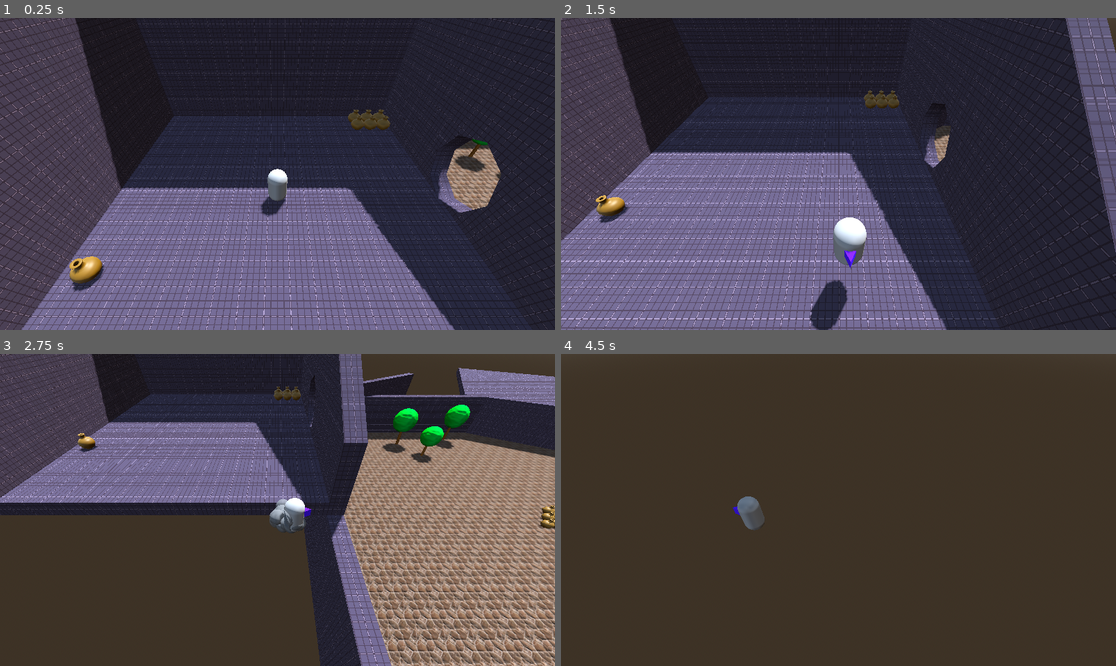
Above: before the commit, frames 1-4 (two rows, left to right).
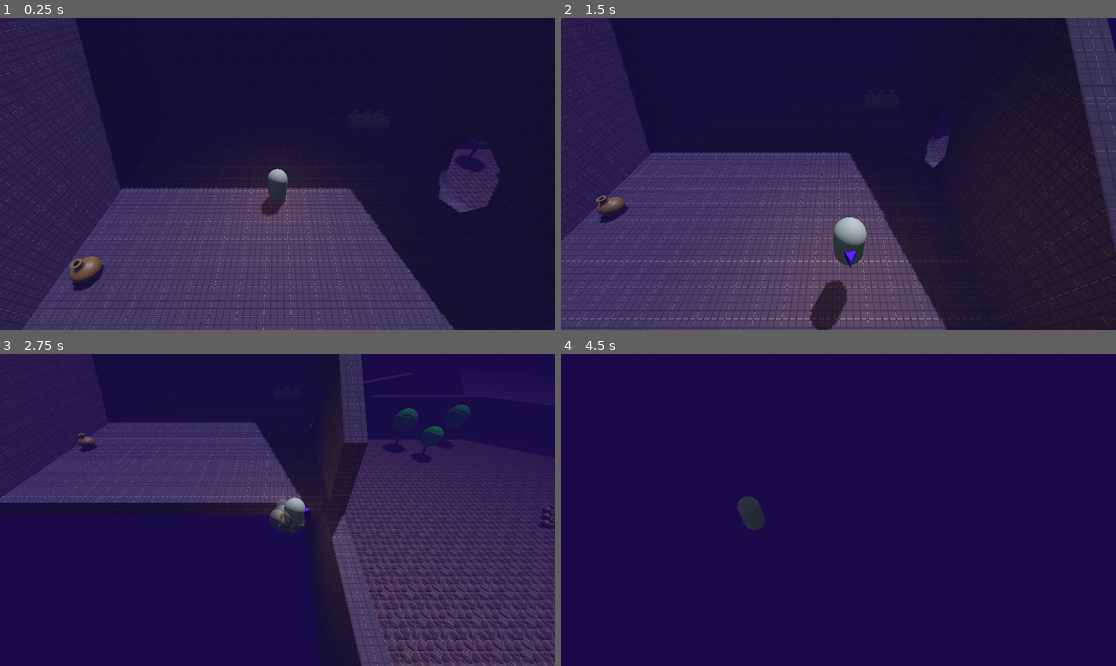
Above: after the commit, the same moments.

Repository: LipskiDev/GodotWildJam86
Game: Godot game, scene res://level/test_level_ferdi.tscn
Two runs of this game, one before a commit and one after it. Both use one fixed random seed, a clock stepped at 60 frames per second and the inputs below.
Inputs:
- Up to frame 1 (0.25 s): no input
- Up to frame 2 (1.5 s): tap Enter (attack) at 0.5 s; hold D (right) 0.53-1.28 s; hold Enter (attack) 0.53-1.28 s; tap Space (jump) at 0.77 s; hold S (back) from 1.28 s (still down); tap Shift (dash) at 1.35 s
- Up to frame 3 (2.75 s): tap Space (jump) at 1.52 s; release S (back) at 2.03 s; hold D (right) from 2.03 s (still down); hold Enter (attack) from 2.03 s (still down)
- Up to frame 4 (4.5 s): release D (right) at 2.78 s; release Enter (attack) at 2.78 s; hold W (forward) 2.78-3.53 s; tap Shift (dash) at 2.85, 4.35 s; tap Space (jump) at 3.02, 3.77 s; hold Enter (attack) 3.53-4.28 s; hold A (left) from 3.53 s (still down)

The runs differ from the first frame. In frame 1, 49% of the frame differs, in the area x 0-100%, y 0-100%; in frame 2, 51%; in frame 3, 85%; in frame 4, 100%.

Commit message:
random ass athmo

Diff:
--- a/project/level/test_level_ferdi.tscn
+++ b/project/level/test_level_ferdi.tscn
@@ -19,7 +19,15 @@
 [sub_resource type="Environment" id="Environment_0ikrv"]
 background_mode = 2
 sky = SubResource("Sky_s3kxx")
+ambient_light_color = Color(0.31037983, 0.404985, 0.23082548, 1)
+ambient_light_sky_contribution = 0.15
 tonemap_mode = 2
+tonemap_exposure = 0.5
+tonemap_white = 0.5
+fog_enabled = true
+fog_light_color = Color(0.25882354, 0.15294118, 0.60784316, 1)
+fog_light_energy = 0.2
+fog_density = 0.05
 
 [sub_resource type="NavigationMesh" id="NavigationMesh_lxehg"]
 vertices = PackedVector3Array(49.75, -11.5, -39.642303, 38, -11.5, -19.392303, 40.25, -11.5, -19.142303, 41.75, -11.5,  …(1433 unchanged characters)…
@@ -45,6 +53,12 @@
 [node name="Player" parent="." instance=ExtResource("1_s3kxx")]
 transform = Transform3D(1, 0, 0, 0, 1, 0, 0, 0, 1, 0, -8.990349, 0)
 
+[node name="OmniLight3D" type="OmniLight3D" parent="Player"]
+transform = Transform3D(1, 0, 0, 0, 1, 0, 0, 0, 1, -0.014289856, 1.4829588, 0)
+light_color = Color(0.97763807, 0.7887983, 0.22394401, 1)
+omni_range = 8.0
+omni_attenuation = 0.4
+
 [node name="PlayerCamera" parent="." node_paths=PackedStringArray("player") instance=ExtResource("2_0ikrv")]
 player = NodePath("../Player")
 
